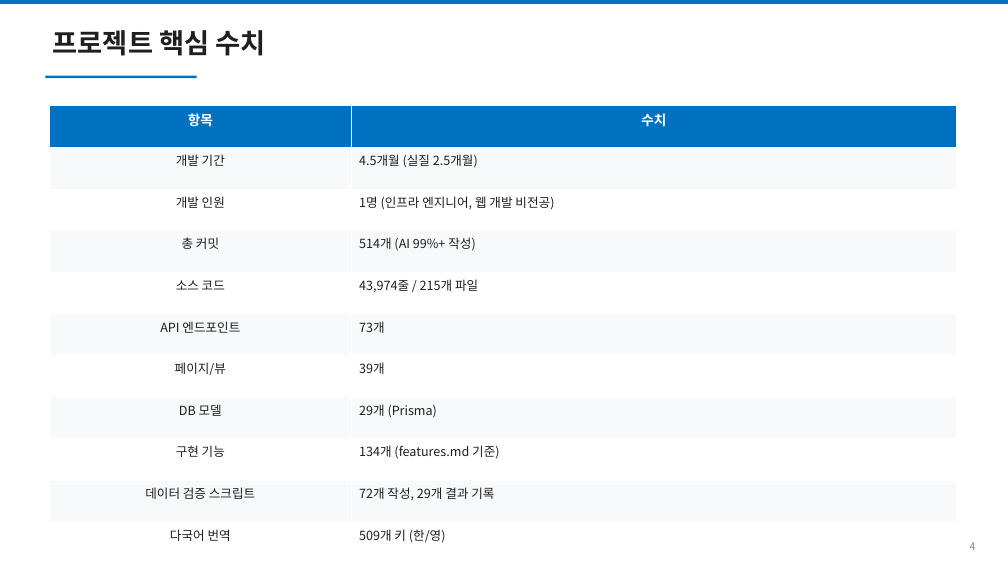
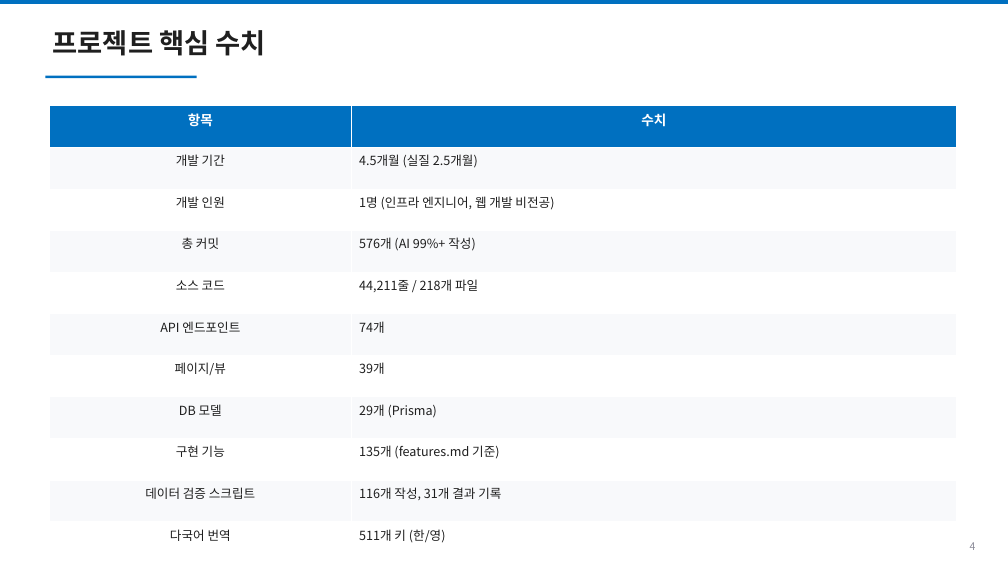
Before and after one commit to youngjaeseo-git/firstTest, a slide deck: slide 4 of docs/retrospective-presentation.pptx. Drawn at 1008x567 pixels with LibreOffice and Linux fonts; fonts in the diff are those of the drawing. Boxes give left, top, right and bottom in pixels: in the first picture for what was removed or moved away, otherwise in the second. Text is boxed around its words. In the diff, an @@ line names an element or a change of style, - is before the commit and + after.

```diff
--- a/docs/retrospective-presentation.pptx
+++ b/docs/retrospective-presentation.pptx
@@ table at (x1=49, y1=106, x2=957, y2=563) @@
-row 4, column 2: 514개 (AI 99%+ 작성)
+row 4, column 2: 576개 (AI 99%+ 작성)
-row 5, column 2: 43,974줄 / 215개 파일
+row 5, column 2: 44,211줄 / 218개 파일
-row 6, column 2: 73개
+row 6, column 2: 74개
-row 9, column 2: 134개 (features.md 기준)
+row 9, column 2: 135개 (features.md 기준)
-row 10, column 2: 72개 작성, 29개 결과 기록
+row 10, column 2: 116개 작성, 31개 결과 기록
-row 11, column 2: 509개 키 (한/영)
+row 11, column 2: 511개 키 (한/영)
```
Also in this commit, not shown: 4 other slides changed, 2 other files.
